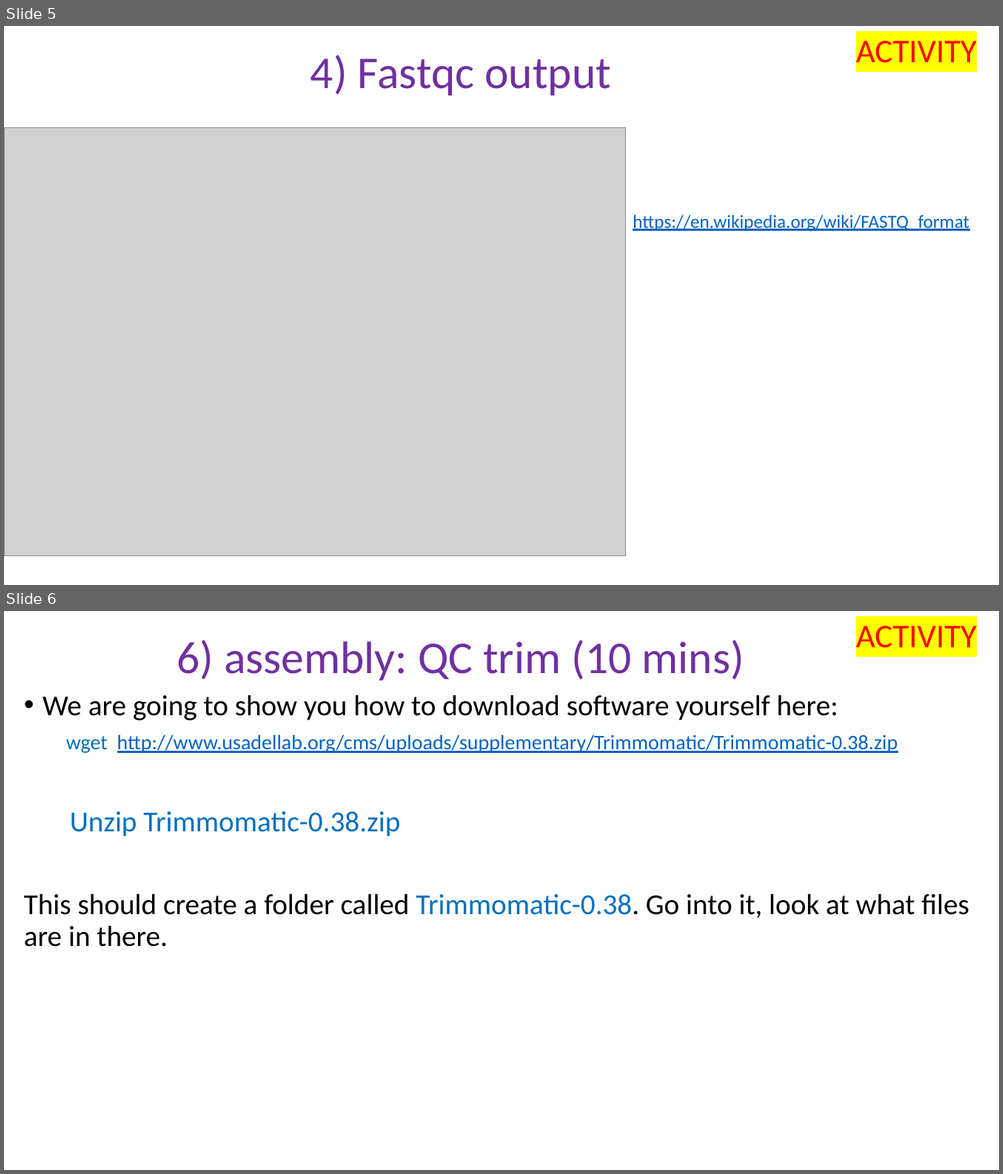
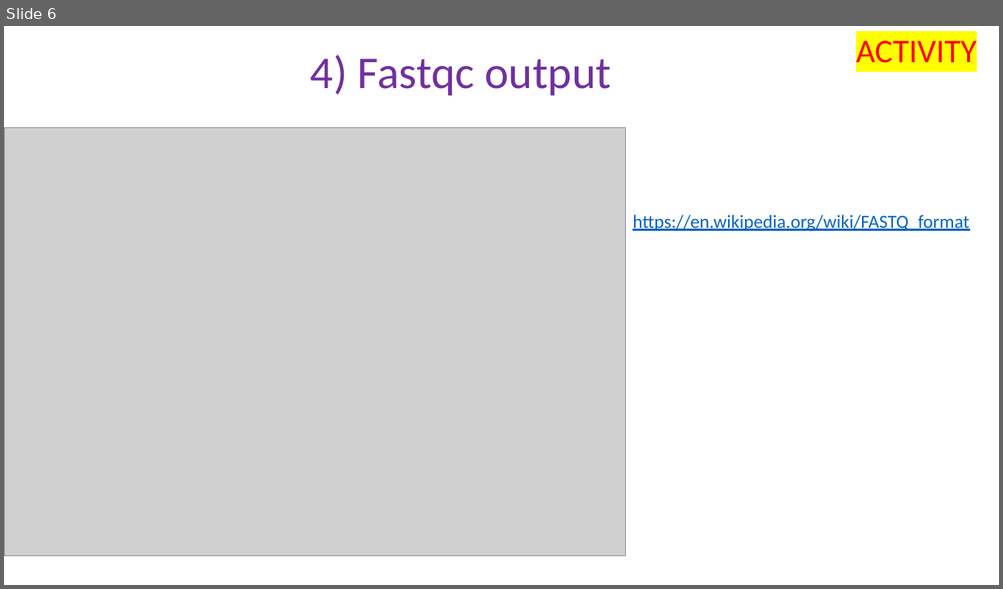
Before and after one commit to peterthorpe5/genome_assembly_workshop, a slide deck: powerpoint/6_assembly.pptx. Shown one above the other, each under a label of ours: slides 5 and 6 before the commit, slide 6 after it. The pictures are 1003x1174 and 1003x589 pixels, drawn with LibreOffice and Linux fonts; fonts in the diff are those of the drawing; grey boxes stand for pictures. Boxes give left, top, right and bottom in pixels: in the first picture for what was removed or moved away, otherwise in the second. Text is boxed around its words. In the diff, an @@ line names an element or a change of style, - is before the commit and + after.

```diff
--- a/powerpoint/6_assembly.pptx
+++ b/powerpoint/6_assembly.pptx
@@ slide 6 removed at (4,611,999,1170), background #FFFFFF @@
@@ text removed at (856,626,976,648) @@
-ACTIVITY
@@ title removed at (176,640,744,681) @@
-6) assembly: QC trim (10 mins)
@@ text removed at (24,695,968,947) @@
-• We are going to show you how to download software yourself here:
-wget http://www.usadellab.org/cms/uploads/supplementary/Trimmomatic/Trimmomatic-0.38.zip
-Unzip Trimmomatic-0.38.zip
-This should create a folder called Trimmomatic-0.38. Go into it, look at what files are in there.
@@ what was slide 5 is now slide 6 @@
```
Also in this commit, not shown: 1 slide changed, 1 slide added, 1 other file.
